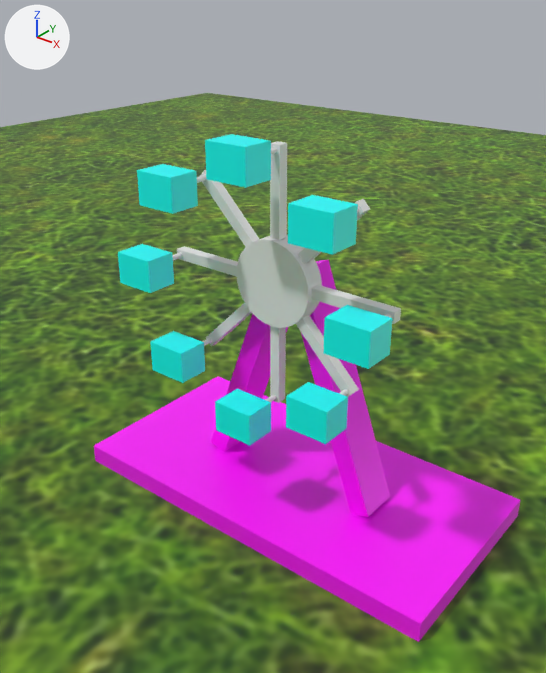
One commit to the Blender file Blender/testObject.blend: the scene before it, then after it.
The view is the same before and after, from a camera (50 mm lens) standing at (19.2, -25.9, 24.3) and looking at (0.0, -1.9, 9.5). Lighting does not change. The marker at upper left points along +X, +Y and +Z.

The first picture shows 'Plane', 'bottom carriage', 'bottom left carriage', 'bottom left stick', 'bottom right carriage', 'bottom right stick', 'bottom stand', 'bottom stick', 'circle', 'left carriage', 'left stick', 'right carriage', 'right stand', 'top carriage', 'top left carriage', 'top left carriage holder', 'top left stick', 'top right carriage', 'top right stick', 'top stick'.
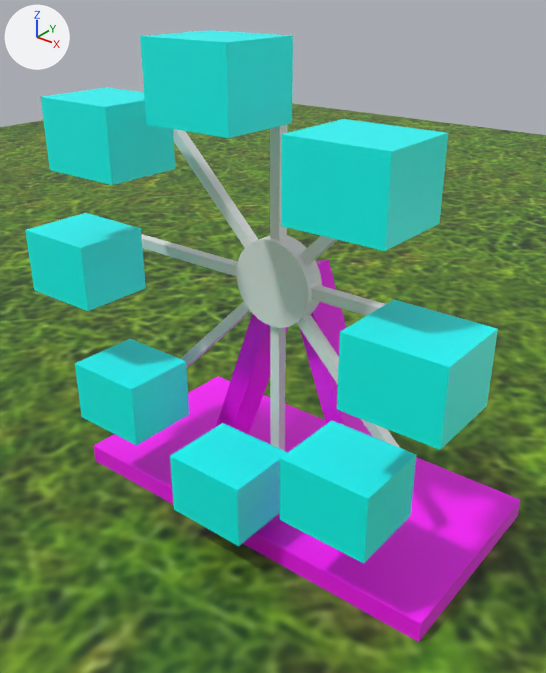
Changed parts and their boxes (x1, y1, x2, y2) in the pictures (546 x 673 px):
```json
{"object": "top right carriage", "change": "moved, rescaled", "before": [288, 195, 358, 255], "after": [281, 119, 448, 251], "on screen": "137% wider, 118% taller"}
{"object": "right carriage", "change": "moved, rescaled", "before": [323, 305, 392, 369], "after": [337, 300, 498, 450], "on screen": "131% wider, 132% taller"}
{"object": "top carriage", "change": "moved, rescaled", "before": [205, 134, 271, 188], "after": [140, 30, 293, 138], "on screen": "130% wider, 98% taller"}
{"object": "bottom right carriage", "change": "moved, rescaled", "before": [286, 382, 348, 444], "after": [280, 420, 416, 563], "on screen": "117% wider, 129% taller"}
{"object": "top left carriage", "change": "moved, rescaled", "before": [137, 164, 198, 214], "after": [40, 88, 175, 185], "on screen": "119% wider, 92% taller"}
{"object": "bottom carriage", "change": "moved, rescaled", "before": [215, 389, 271, 446], "after": [170, 423, 288, 546], "on screen": "109% wider, 114% taller"}
{"object": "left carriage", "change": "moved, rescaled", "before": [118, 244, 174, 293], "after": [25, 213, 146, 311], "on screen": "114% wider, 98% taller"}
{"object": "bottom left carriage", "change": "moved, rescaled", "before": [150, 331, 205, 383], "after": [75, 339, 189, 445], "on screen": "105% wider, 102% taller"}
{"object": "top left stick", "change": "moved, rescaled", "before": [200, 170, 259, 247], "after": [173, 129, 258, 247]}
{"object": "top stick", "change": "moved, rescaled", "before": [270, 141, 287, 240], "after": [270, 125, 287, 241]}
{"object": "bottom right stick", "change": "moved, rescaled", "before": [295, 315, 359, 397], "after": [297, 314, 400, 448], "on screen": "60% wider, 63% taller"}
{"object": "bottom stick", "change": "moved, rescaled", "before": [270, 326, 286, 403], "after": [270, 326, 286, 451], "on screen": "62% taller"}
{"object": "left stick", "change": "moved, rescaled", "before": [177, 246, 238, 277], "after": [142, 234, 238, 277], "on screen": "56% wider, 38% taller"}
{"object": "bottom left stick", "change": "moved, rescaled", "before": [206, 303, 252, 346], "after": [181, 301, 251, 368], "on screen": "51% wider, 55% taller"}
{"object": "top right stick", "change": "moved, rescaled", "before": [298, 199, 370, 264], "after": [299, 236, 337, 266]}
{"object": "top left carriage holder", "change": "moved", "before": [197, 175, 206, 183], "on screen": "not visible afterwards"}
```

The change, as JSON lines over the scene's bpy script:
```json
{"op": "set", "path": "ob_left_stick.location", "old": "(-4.0, -1.5, 12.0)", "new": "(-5.45, -1.5, 12.0)"}
{"op": "set", "path": "ob_left_stick.scale", "old": "(2.0, 0.25, 0.25)", "new": "(3.5, 0.25, 0.25)"}
{"op": "set", "path": "ob_bottom_stick.location", "old": "(0.0, -1.5, 8.0)", "new": "(0.0, -1.5, 6.55)"}
{"op": "set", "path": "ob_bottom_stick.scale", "old": "(0.25, 0.25, 2.0)", "new": "(0.25, 0.25, 3.5)"}
{"op": "set", "path": "ob_top_stick.location", "old": "(0.0, -1.5, 16.0)", "new": "(0.0, -1.5, 17.45)"}
{"op": "set", "path": "ob_top_stick.scale", "old": "(0.25, 0.25, 2.0)", "new": "(0.25, 0.25, 3.5)"}
{"op": "set", "path": "ob_top_right_stick.location", "old": "(2.75, -1.5, 14.75)", "new": "(3.9, -1.5, 15.8)"}
{"op": "set", "path": "ob_top_right_stick.scale", "old": "(0.25, 0.25, 2.0)", "new": "(0.25, 0.25, 3.5)"}
{"op": "set", "path": "ob_top_left_stick.location", "old": "(-2.75, -1.5, 14.75)", "new": "(-3.9, -1.5, 15.8)"}
{"op": "set", "path": "ob_top_left_stick.scale", "old": "(0.25, 0.25, 2.0)", "new": "(0.25, 0.25, 3.5)"}
{"op": "set", "path": "ob_bottom_right_stick.location", "old": "(2.75, -1.59, 9.25)", "new": "(3.9, -1.59, 8.2)"}
{"op": "set", "path": "ob_bottom_right_stick.scale", "old": "(0.25, 0.25, 2.0)", "new": "(0.25, 0.25, 3.5)"}
{"op": "set", "path": "ob_bottom_left_stick.location", "old": "(-2.75, -1.5, 9.25)", "new": "(-3.9, -1.5, 8.2)"}
{"op": "set", "path": "ob_bottom_left_stick.scale", "old": "(0.25, 0.25, 2.0)", "new": "(0.25, 0.25, 3.5)"}
{"op": "set", "path": "ob_top_left_carriage_holder.location", "old": "(-4.0, -2.5, 16.0)", "new": "(-6.25, -2.5, 18.15)"}
{"op": "set", "path": "ob_bottom_carriage.location", "old": "(0.0, -4.0, 6.25)", "new": "(0.0, -5.0, 3.25)"}
{"op": "set", "path": "ob_bottom_carriage.scale", "old": "(1.0, 0.75, 0.75)", "new": "(2.0, 1.75, 1.5)"}
{"op": "set", "path": "ob_top_carriage.location", "old": "(0.0, -4.0, 17.75)", "new": "(0.0, -5.0, 20.75)"}
{"op": "set", "path": "ob_top_carriage.scale", "old": "(1.0, 0.75, 0.75)", "new": "(2.0, 1.75, 1.5)"}
{"op": "set", "path": "ob_left_carriage.location", "old": "(-5.75, -4.0, 12.0)", "new": "(-8.75, -5.0, 12.0)"}
{"op": "set", "path": "ob_left_carriage.scale", "old": "(1.0, 0.75, 0.75)", "new": "(2.0, 1.75, 1.5)"}
{"op": "set", "path": "ob_right_carriage.location", "old": "(5.75, -4.0, 12.0)", "new": "(8.75, -5.0, 12.0)"}
{"op": "set", "path": "ob_right_carriage.scale", "old": "(1.0, 0.75, 0.75)", "new": "(2.0, 1.75, 1.5)"}
{"op": "set", "path": "ob_top_right_carriage.location", "old": "(4.0, -4.0, 16.0)", "new": "(6.25, -5.0, 18.15)"}
{"op": "set", "path": "ob_top_right_carriage.scale", "old": "(1.0, 0.75, 0.75)", "new": "(2.0, 1.75, 1.5)"}
{"op": "set", "path": "ob_top_left_carriage.location", "old": "(-4.0, -4.0, 16.0)", "new": "(-6.25, -5.0, 18.15)"}
{"op": "set", "path": "ob_top_left_carriage.scale", "old": "(1.0, 0.75, 0.75)", "new": "(2.0, 1.75, 1.5)"}
{"op": "set", "path": "ob_bottom_right_carriage.location", "old": "(4.0, -4.0, 8.0)", "new": "(6.25, -5.0, 5.85)"}
{"op": "set", "path": "ob_bottom_right_carriage.scale", "old": "(1.0, 0.75, 0.75)", "new": "(2.0, 1.75, 1.5)"}
{"op": "set", "path": "ob_bottom_left_carriage.location", "old": "(-4.0, -4.0, 8.0)", "new": "(-6.25, -5.0, 5.85)"}
{"op": "set", "path": "ob_bottom_left_carriage.scale", "old": "(1.0, 0.75, 0.75)", "new": "(2.0, 1.75, 1.5)"}
```
